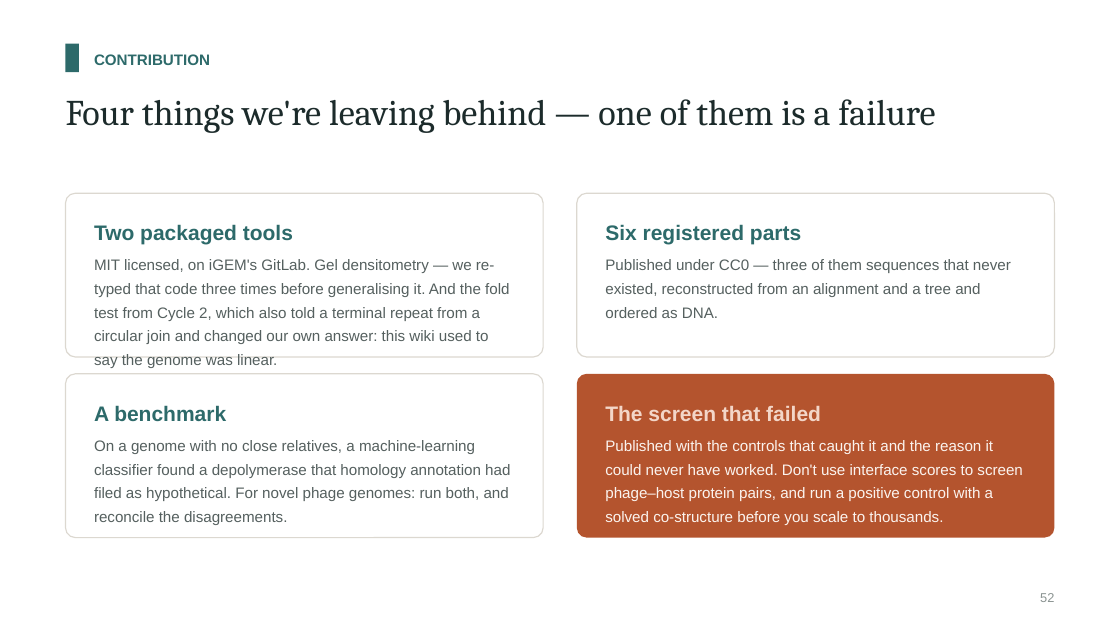
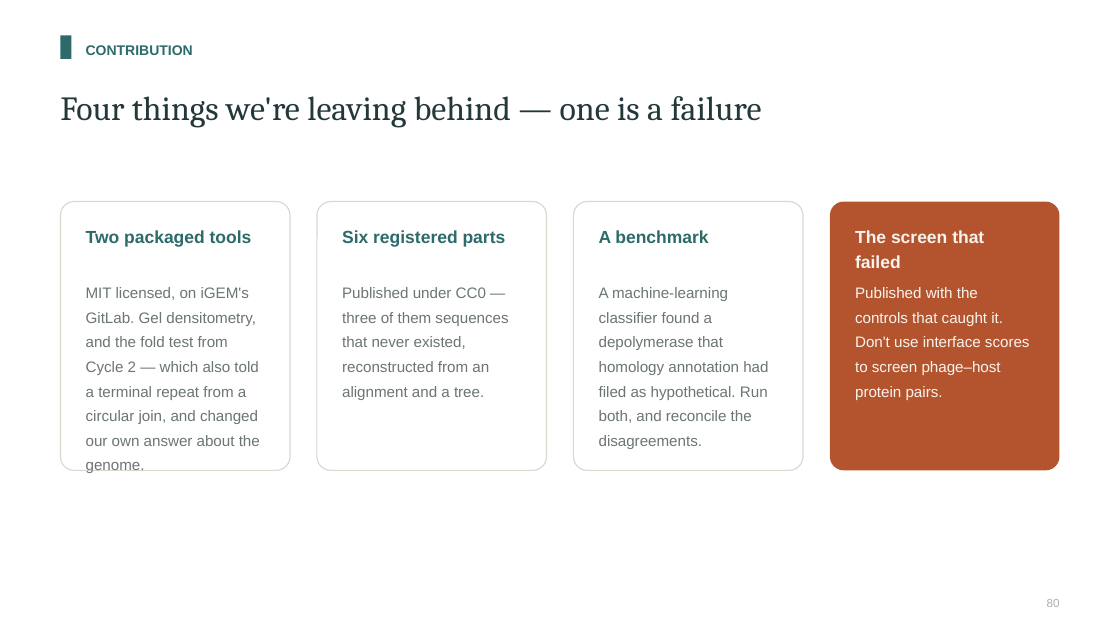
Before and after one commit to A1ex-Ch3n/igem-2026, a slide deck: slide 80 of documents/2026-10-25_presentation_deck.pptx (slide 52 before the commit). Drawn at 1120x630 pixels with LibreOffice and Linux fonts; fonts in the diff are those of the drawing. Boxes give left, top, right and bottom in pixels: in the first picture for what was removed or moved away, otherwise in the second. Text is boxed around its words. In the diff, an @@ line names an element or a change of style, - is before the commit and + after.

```diff
--- a/documents/2026-10-25_presentation_deck.pptx
+++ b/documents/2026-10-25_presentation_deck.pptx
@@ rectangle resized from (x1=66, y1=44, x2=79, y2=72) to (x1=60, y1=35, x2=71, y2=59) @@
@@ text "CONTRIBUTION" moved from (x1=94, y1=54, x2=210, y2=65) to (x1=86, y1=45, x2=193, y2=55) @@
@@ text "CONTRIBUTION" at (x1=86, y1=45, x2=193, y2=55): size 13 to 12 pt; line spacing 1.25 to 1.3 @@
@@ text at (x1=60, y1=96, x2=762, y2=128): text changed; size 31 to 29 pt; text colour #1C2B2B to #24383A @@
-Four things we're leaving behind — one of them is a failure
+Four things we're leaving behind — one is a failure
@@ rounded rectangle added at (x1=60, y1=202, x2=290, y2=471), fill #FFFFFF, outline #DCD8D0 1 pt @@
@@ rounded rectangle resized from (x1=66, y1=193, x2=544, y2=357) to (x1=317, y1=202, x2=546, y2=471) @@
@@ rounded rectangle resized from (x1=577, y1=193, x2=1055, y2=357) to (x1=574, y1=202, x2=803, y2=471) @@
@@ rounded rectangle added at (x1=830, y1=202, x2=1060, y2=471), fill #B4542E @@
@@ text "Two packaged tools" moved from (x1=94, y1=224, x2=293, y2=245) to (x1=86, y1=230, x2=252, y2=247) @@
@@ text "Six registered parts" moved from (x1=605, y1=224, x2=801, y2=245) to (x1=342, y1=230, x2=506, y2=247) @@
@@ size 18 to 15 pt; line spacing 1.25 to 1.2 in 3 elements at (x1=86, y1=230, x2=252, y2=247), (x1=342, y1=230, x2=506, y2=247), (x1=599, y1=230, x2=708, y2=243) @@
@@ text "A benchmark" moved from (x1=94, y1=405, x2=226, y2=421) to (x1=599, y1=230, x2=708, y2=243) @@
@@ text "The screen that failed" moved from (x1=605, y1=406, x2=821, y2=421) to (x1=855, y1=230, x2=984, y2=268) @@
@@ text "The screen that failed" at (x1=855, y1=230, x2=984, y2=268): size 18 to 15 pt, text colour #F3D6C8 to #F7F4EE; line spacing 1.25 to 1.2 @@
@@ text at (x1=86, y1=287, x2=260, y2=446): text changed; text colour #55605F to #6B7674 @@
-MIT licensed, on iGEM's GitLab. Gel densitometry — we re-typed that code three times before generalising it. And the fold test from Cycle 2, which also told a terminal repeat from a circular join and changed our own answer: this wiki used to say the genome was linear.
+MIT licensed, on iGEM's GitLab. Gel densitometry, and the fold test from Cycle 2 — which also told a terminal repeat from a circular join, and changed our own answer about the genome.
@@ text at (x1=342, y1=287, x2=508, y2=400): text changed; text colour #55605F to #6B7674 @@
-Published under CC0 — three of them sequences that never existed, reconstructed from an alignment and a tree and ordered as DNA.
+Published under CC0 — three of them sequences that never existed, reconstructed from an alignment and a tree.
@@ text at (x1=599, y1=287, x2=768, y2=449): text changed; text colour #55605F to #6B7674 @@
-On a genome with no close relatives, a machine-learning classifier found a depolymerase that homology annotation had filed as hypothetical. For novel phage genomes: run both, and reconcile the disagreements.
+A machine-learning classifier found a depolymerase that homology annotation had filed as hypothetical. Run both, and reconcile the disagreements.
@@ text at (x1=855, y1=287, x2=1030, y2=400): text changed; text colour #FBF3EE to #F7F4EE @@
-Published with the controls that caught it and the reason it could never have worked. Don't use interface scores to screen phage–host protein pairs, and run a positive control with a solved co-structure before you scale to thousands.
+Published with the controls that caught it. Don't use interface scores to screen phage–host protein pairs.
@@ rounded rectangle removed at (x1=66, y1=374, x2=544, y2=538) @@
@@ rounded rectangle removed at (x1=577, y1=374, x2=1055, y2=538) @@
@@ text removed at (x1=1040, y1=593, x2=1054, y2=602) @@
-52
@@ text added at (x1=1047, y1=599, x2=1060, y2=607), 10 pt, text #A8B0AE @@
+80
```
Also in this commit, not shown: 27 other slides changed, 57 slides added, 28 slides removed, 20 other files.
